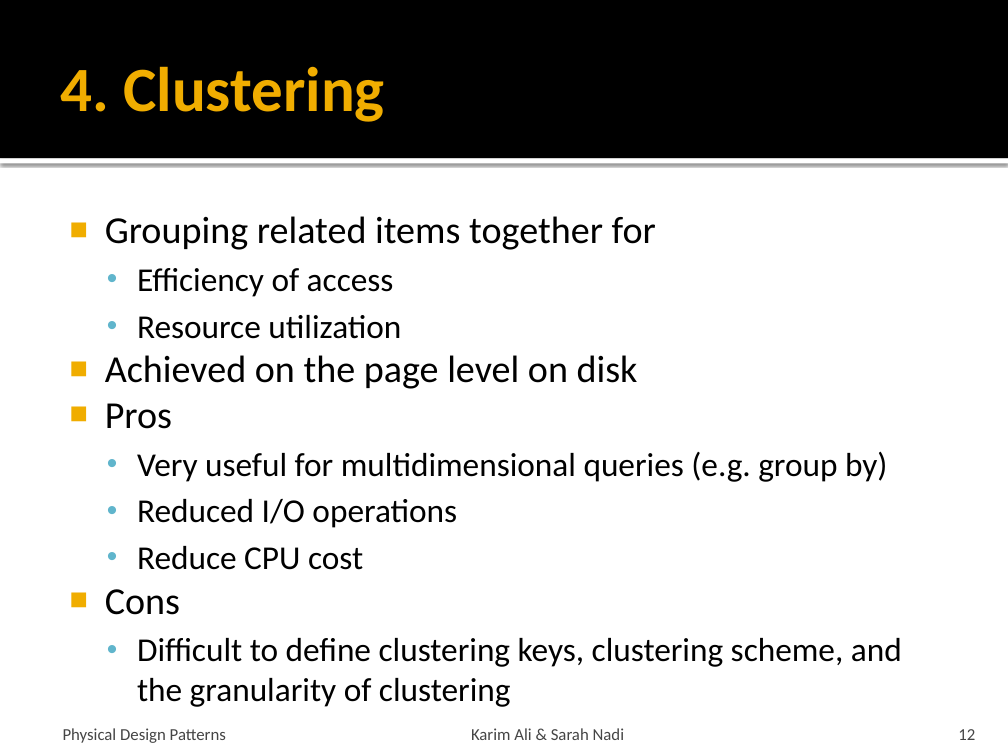
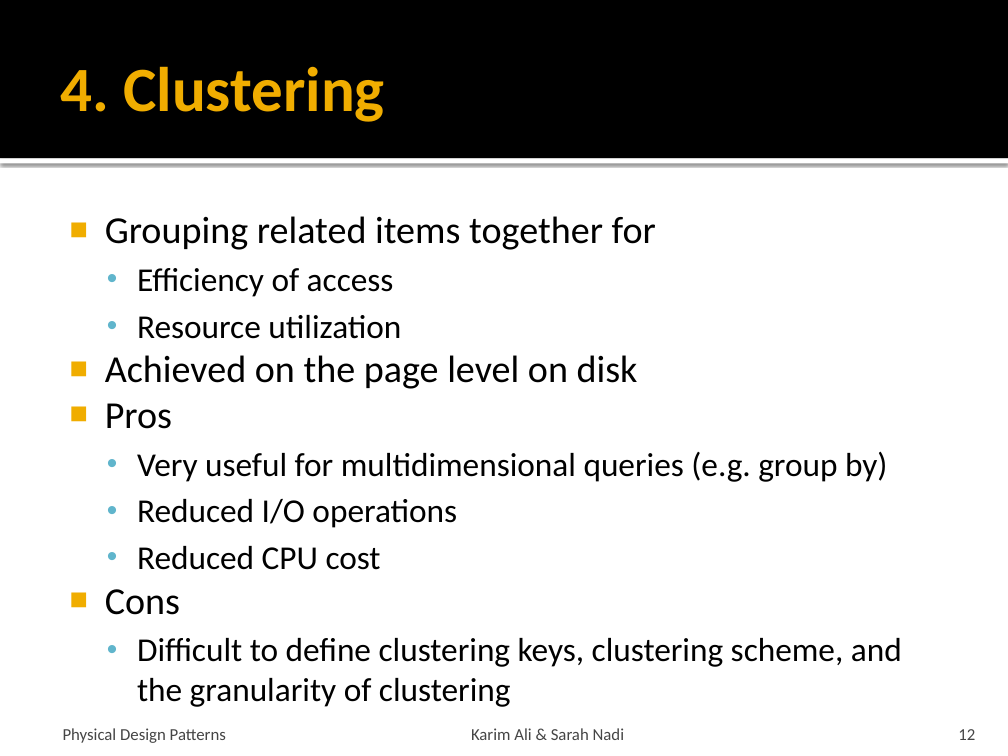
Before and after one commit to snadi/cs848-db, a slide deck: slide 12 of cs848-db/PhysDesignPres.pptx. Drawn at 1008x756 pixels with LibreOffice and Linux fonts; fonts in the diff are those of the drawing. Boxes give left, top, right and bottom in pixels: in the first picture for what was removed or moved away, otherwise in the second. Text is boxed around its words. In the diff, an @@ line names an element or a change of style, - is before the commit and + after.

```diff
--- a/cs848-db/PhysDesignPres.pptx
+++ b/cs848-db/PhysDesignPres.pptx
@@ text at (x1=137, y1=546, x2=381, y2=570): text changed @@
-  • Reduce CPU cost
+  • Reduced CPU cost
```
Also in this commit, not shown: 11 other slides changed, 4 slides removed.
